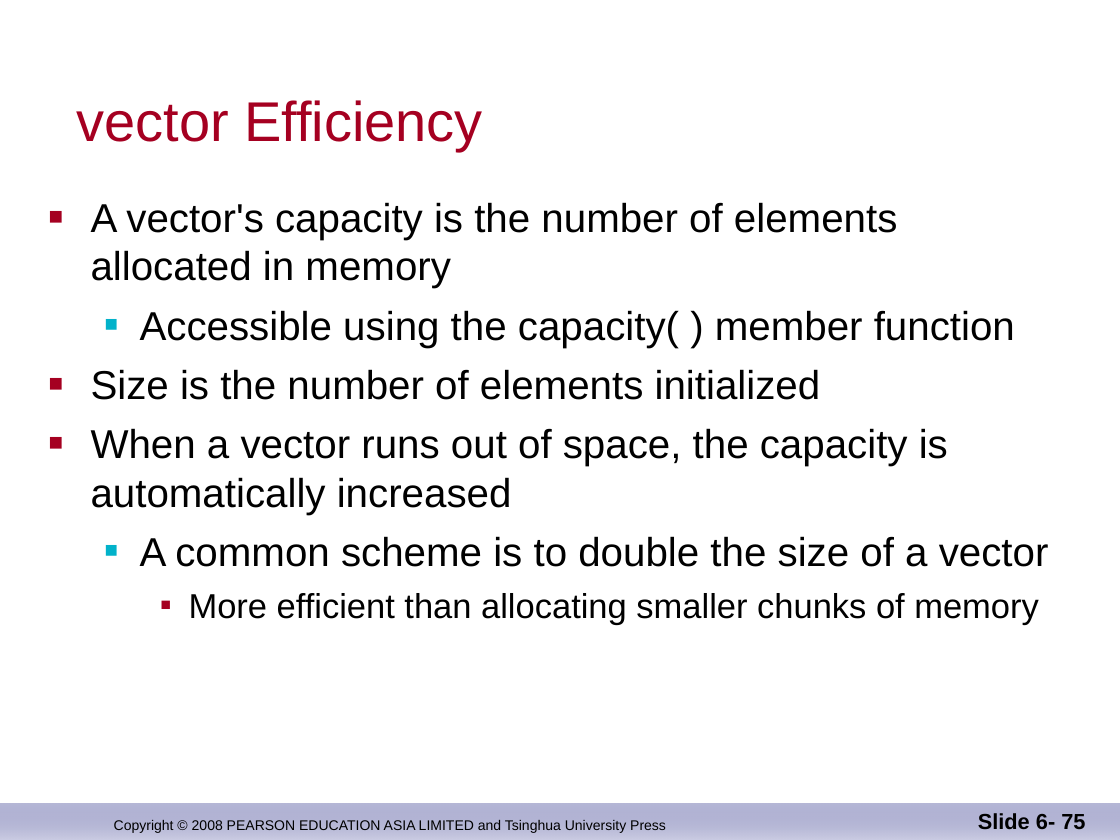
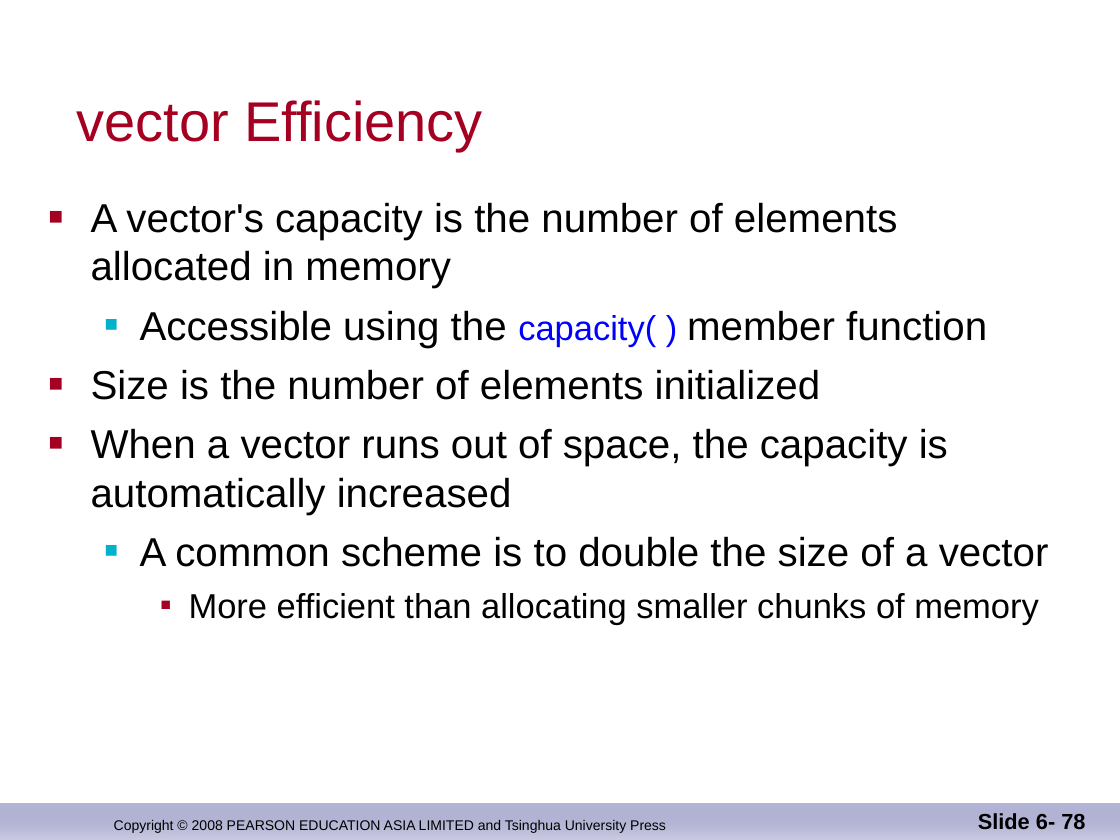
Before and after one commit to djuanbei/CPLUSPLUS, a slide deck: slide 78 of ppt/Chapter 8.ppt (slide 75 before the commit). Drawn at 1120x840 pixels with LibreOffice and Linux fonts; fonts in the diff are those of the drawing; background and template pictures are left out. Boxes give left, top, right and bottom in pixels: in the first picture for what was removed or moved away, otherwise in the second. Text is boxed around its words. In the diff, an @@ line names an element or a change of style, - is before the commit and + after.

```diff
--- a/ppt/Chapter 8.ppt
+++ b/ppt/Chapter 8.ppt
@@ text at box(140, 310, 987, 348): size 25.9 to 22.2 pt, text colour #000000 to #0000FF in "capacity( )" @@
@@ page number at box(978, 813, 1085, 830): text changed @@
-Slide 6- 75
+Slide 6- 78
```
Also in this commit, not shown: 4 other slides changed, 4 slides added, 1 other file.
